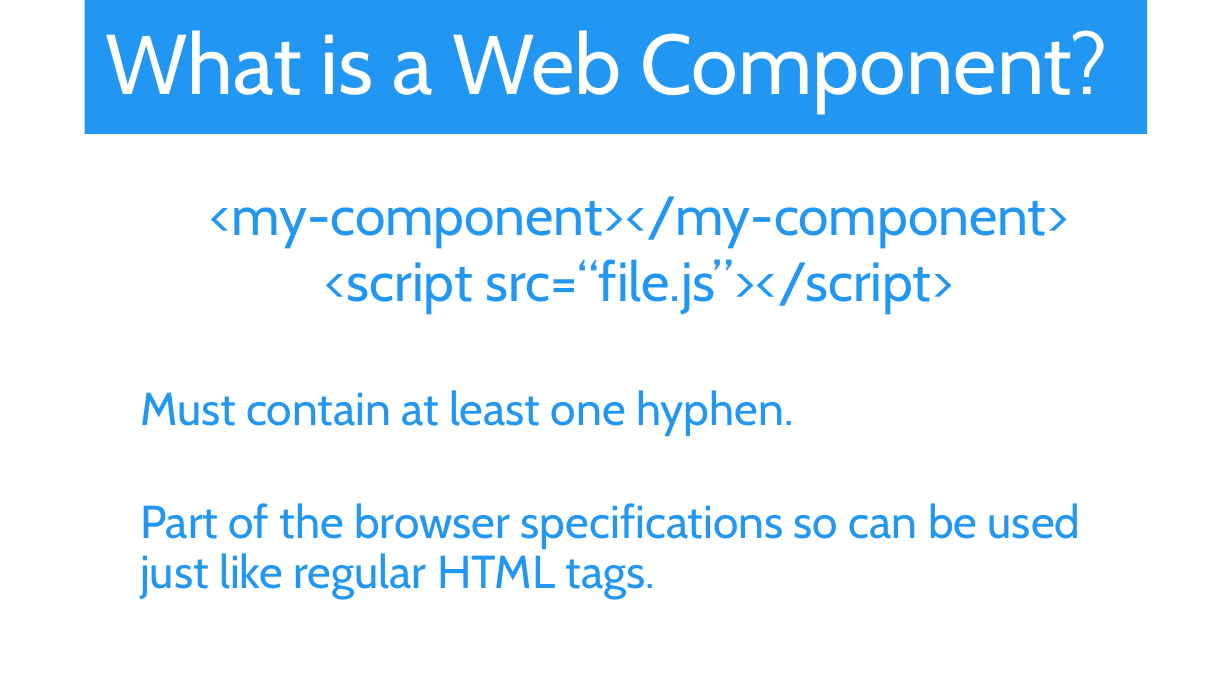
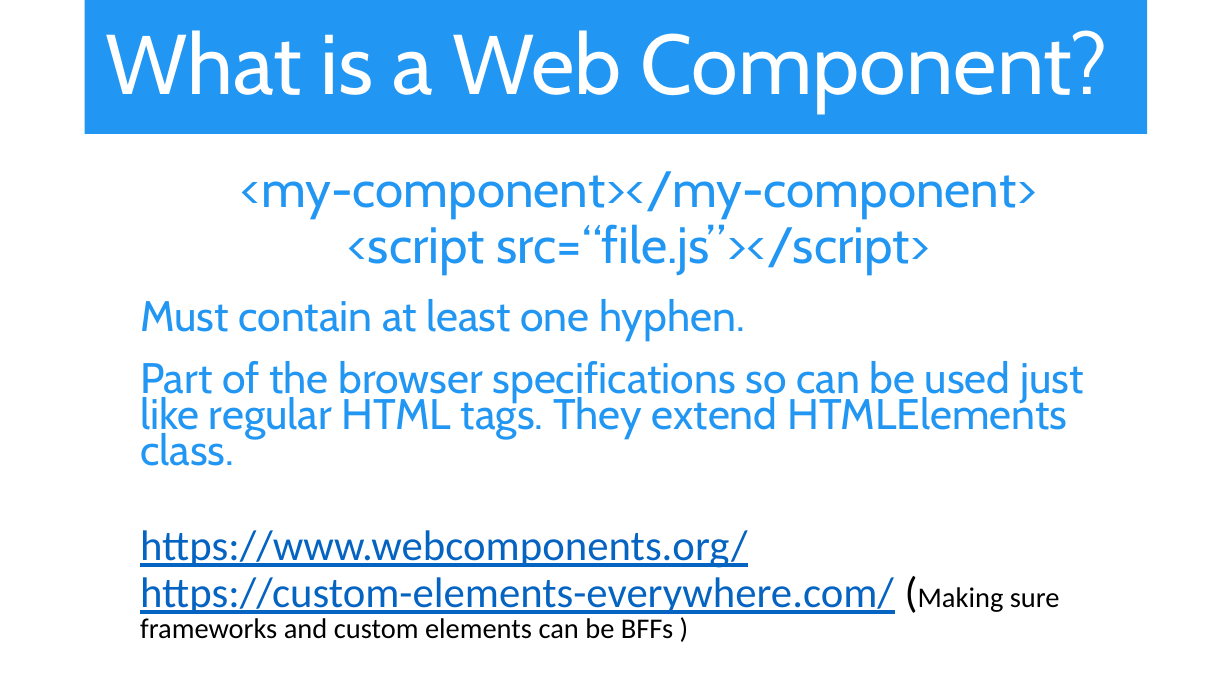
Before and after one commit to iwswordpress/WebComponents, a slide deck: slide 7 of Web-Components.pptx. Drawn at 1232x693 pixels with LibreOffice and Linux fonts; fonts in the diff are those of the drawing. Boxes give left, top, right and bottom in pixels: in the first picture for what was removed or moved away, otherwise in the second. Text is boxed around its words. In the diff, an @@ line names an element or a change of style, - is before the commit and + after.

```diff
--- a/Web-Components.pptx
+++ b/Web-Components.pptx
@@ text at (140, 171, 1037, 341): size 43 to 39.8 pt in "<my-component></my-component>", "<script src=“file.js”></script>"; size 36 to 33.3 pt in "Must contain at least one hyphen."; line spacing 0.9 to 0.8 @@
@@ text at (140, 361, 1084, 639): text changed; size 36 to 33.3 pt; font Cabin to Calibri @@
-  Part of the browser specifications so can be used just like regular HTML tags.
+  Part of the browser specifications so can be used just like regular HTML tags. They extend HTMLElements class.
+  https://www.webcomponents.org/
+  https://custom-elements-everywhere.com/ (Making sure frameworks and custom elements can be BFFs )
```
Also in this commit, not shown: 4 other slides changed, 1 slide added, 52 other files.
